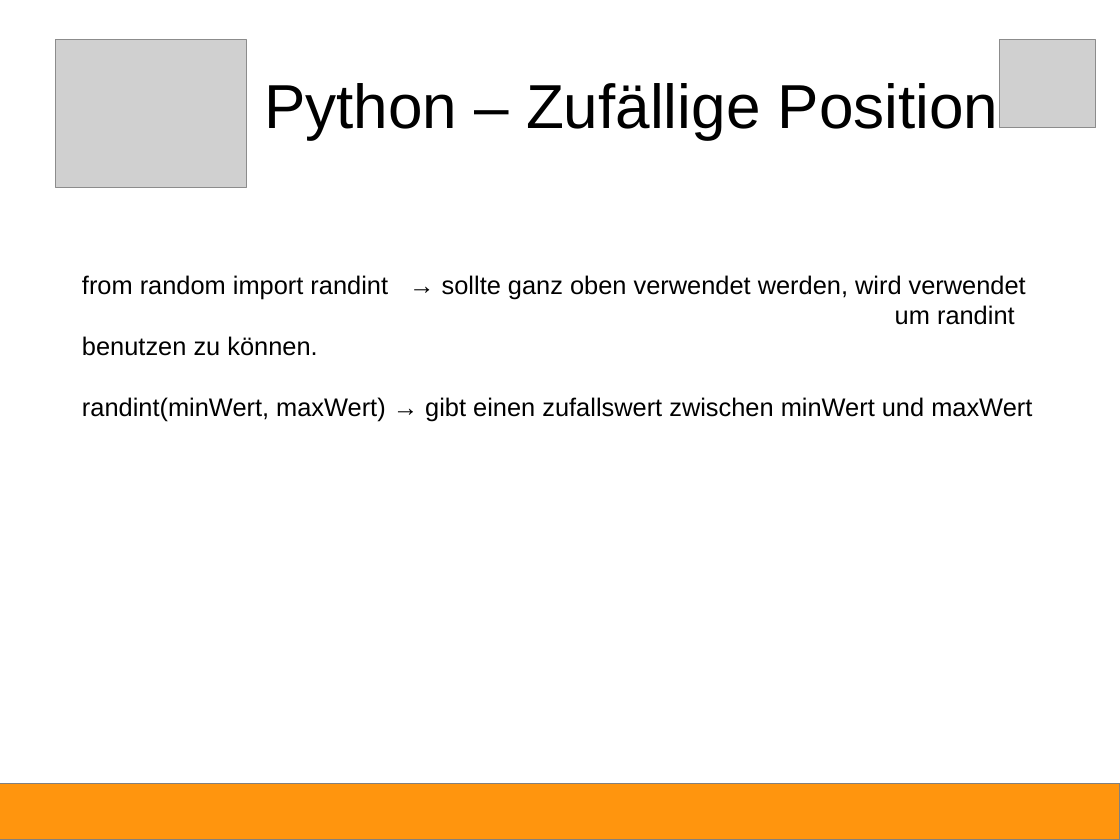
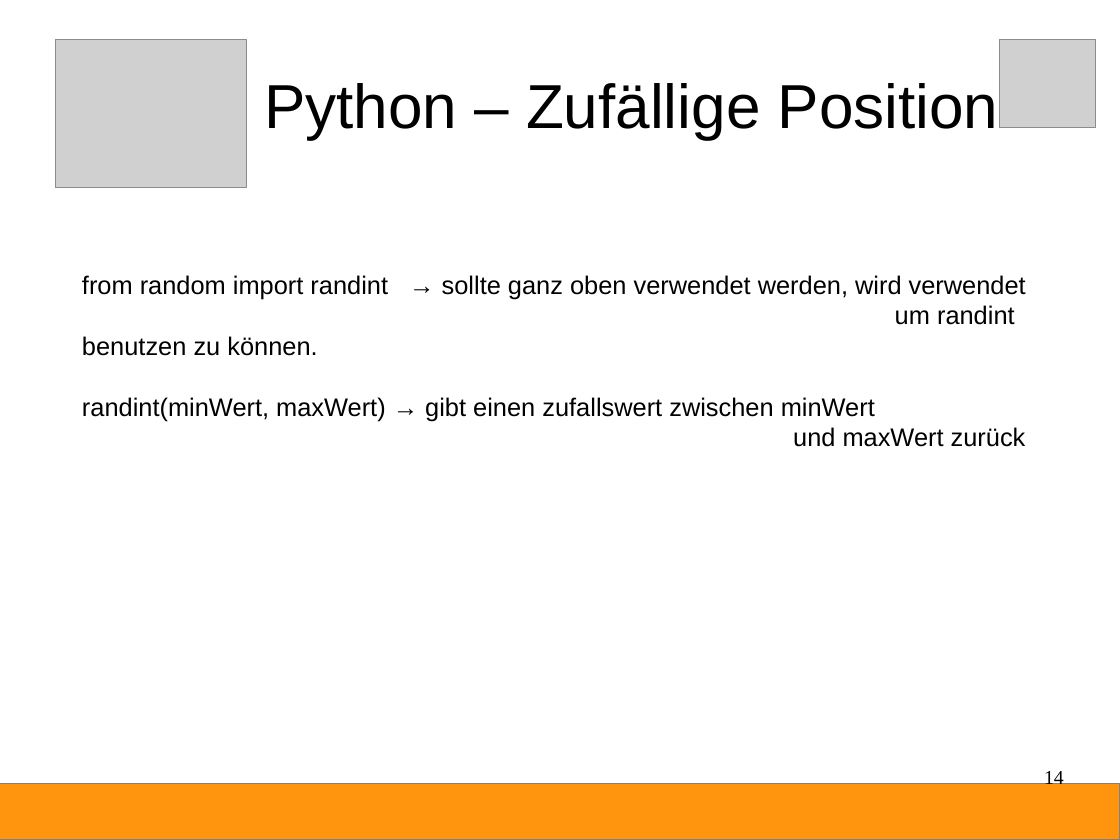
Before and after one commit to Devoxx4KidsDE/python-games, a slide deck: slide 14 of fruchthuhn/Python-Anleitung.odp. Drawn at 1120x840 pixels with LibreOffice and Linux fonts; fonts in the diff are those of the drawing; grey boxes stand for pictures. Boxes give left, top, right and bottom in pixels: in the first picture for what was removed or moved away, otherwise in the second. Text is boxed around its words. In the diff, an @@ line names an element or a change of style, - is before the commit and + after.

```diff
--- a/fruchthuhn/Python-Anleitung.odp
+++ b/fruchthuhn/Python-Anleitung.odp
@@ text at (82, 397, 1026, 447): text changed @@
-randint(minWert, maxWert) → gibt einen zufallswert zwischen minWert und maxWert
+randint(minWert, maxWert) → gibt einen zufallswert zwischen minWert
+und maxWert zurück
@@ page number added at (1044, 769, 1064, 789), 14 pt, text #000000 @@
+14
```
Also in this commit, not shown: 34 other slides changed, 7 slides added, 1 slide removed, 1 other file.
